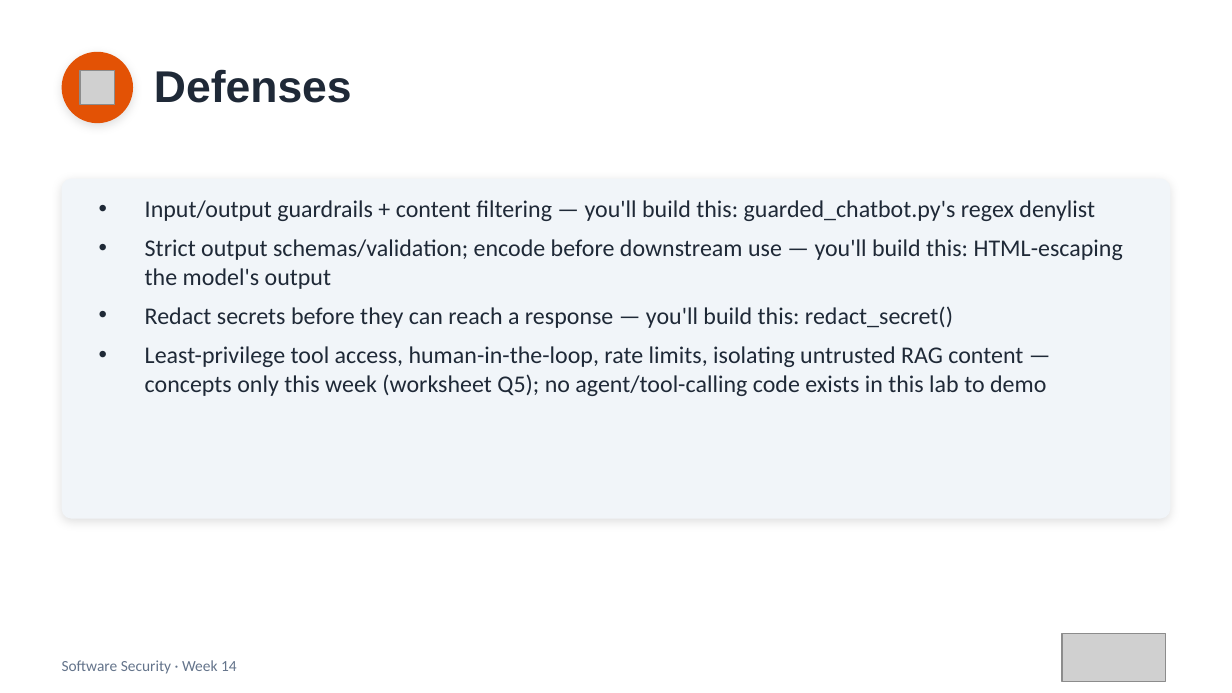
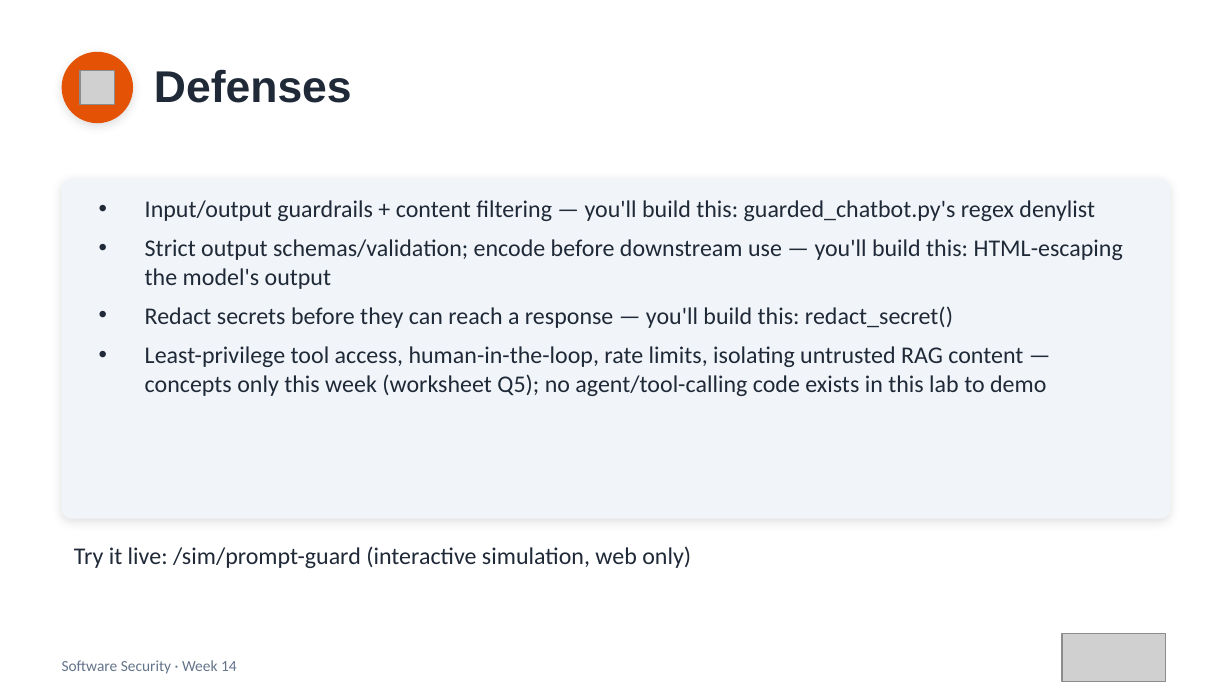
Before and after one commit to 6531503085Sutapat/software-security, a slide deck: slide 11 of slides/pptx/week14.pptx (slide 10 before the commit). Drawn at 1232x693 pixels with LibreOffice and Linux fonts; fonts in the diff are those of the drawing; grey boxes stand for pictures. Boxes give left, top, right and bottom in pixels: in the first picture for what was removed or moved away, otherwise in the second. Text is boxed around its words. In the diff, an @@ line names an element or a change of style, - is before the commit and + after.

```diff
--- a/slides/pptx/week14.pptx
+++ b/slides/pptx/week14.pptx
@@ text added at [74,546,691,568], 14 pt, text #1F2937 @@
+Try it live: /sim/prompt-guard (interactive simulation, web only)
```
Also in this commit, not shown: 1 other slide changed, 1 slide added, 13 other files.
